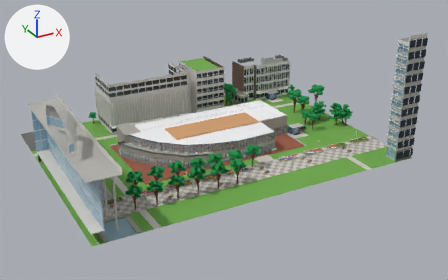
One commit to the FBX model unity/KatsushikaCampusDays/Assets/Models/Interiors/cafeteria.fbx: the scene before it, then after it.
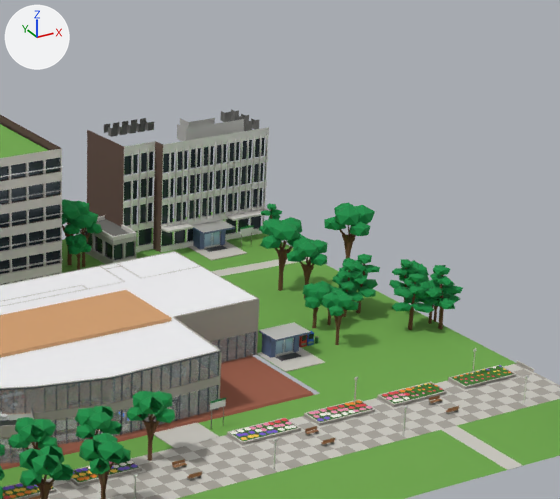
Old and new are each drawn whole from a 50 mm lens placed at (-122.0, -187.5, 106.7), pointed at (-10.1, 15.9, 5.0) and again close up on the part from 46% to 86% of the width and 7% to 64% of the height. Every picture has the same lights, and +X, +Y and +Z are marked at upper left. The older version's two pictures come first. Where no turn or scale is listed for an object, it has been applied to the vertices.

The first close-up shows 'ext_cafeteria', 'ext_cafeteria_trees', 'floor_cafeteria', 'wall_cafeteria'.
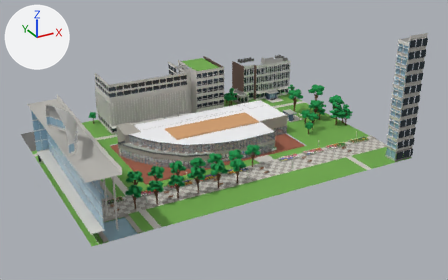
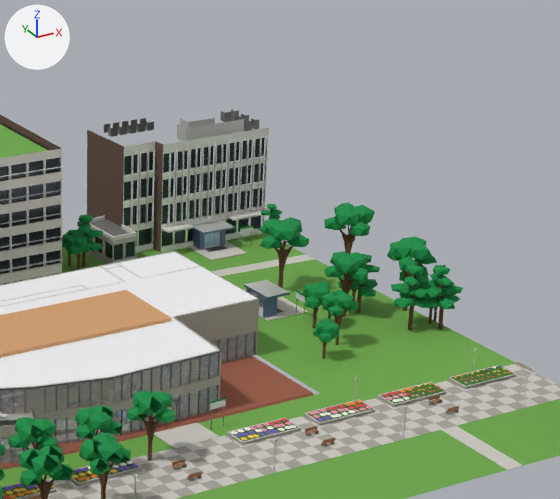
Changed parts and their boxes (x1, y1, x2, y2) in the close-ups (560 x 499 px; the box of a moved part takes in the faces that stretch with it):
'ext_cafeteria_trees', reshaped: before (0, 199, 463, 499); after (0, 203, 463, 499)
part 1 of me_ext_cafeteria_trees, rebuilt: before (405, 297, 419, 304); after (399, 292, 418, 301)
part 2 of me_ext_cafeteria_trees, deleted: before (62, 199, 424, 299)
part 3 of me_ext_cafeteria_trees, moved or reshaped: before (327, 266, 434, 330); after (313, 236, 439, 359)
part 4 of me_ext_cafeteria_trees, moved or reshaped: before (63, 219, 89, 267); after (62, 215, 103, 267)
part 5 of me_ext_cafeteria, moved or reshaped: before (259, 322, 311, 342); after (244, 280, 290, 299)
part 6 of me_ext_cafeteria, moved or reshaped (not visible afterwards): before (307, 331, 314, 346)
part 7 of me_ext_cafeteria, moved or reshaped (not visible afterwards): before (299, 335, 307, 347)
part 8 of me_ext_cafeteria, deleted: before (257, 333, 325, 372)
part 9 of me_ext_cafeteria, added: after (246, 288, 308, 321)

Edits to the bpy script that builds the scene:
```text
Change me_ext_cafeteria:
    used by ob_ext_cafeteria; location = (0.0, 0.0, 0.0)
    remove me_ext_cafeteria.from_pydata(...)  # 12130 vertices, 6910 faces; spans x -79.4..53.1, y -26.0..74.3, z 0.0..50.7
    add me_ext_cafeteria.from_pydata(...)  # 12154 vertices, 6928 faces; spans x -79.4..53.1, y -26.0..74.3, z 0.0..50.7
    me_ext_cafeteria part 5: the loose piece of 8 vertices spanning x 23.4..29.4, y 15.4..19.4, z 3.3..3.6 is scaled about its middle by (0.675, 1.48, 1), then moved by (7.2, 14.9, 0.0)
    me_ext_cafeteria part 6: the loose piece of 8 vertices spanning x 31.2..32.2, y 18.4..19.1, z 0.0..1.8 is scaled about its middle by (0.75, 1.33, 1), then moved by (0.6, 17.7, 0.0), in mat_vending_red (red #c21918)
    me_ext_cafeteria part 7: the loose piece of 8 vertices spanning x 30.0..31.0, y 18.3..19.1, z 0.0..1.8 is scaled about its middle by (0.75, 1.33, 1), then moved by (1.7, 18.9, 0.0), in mat_vending_blue (blue #1054b8)
    me_ext_cafeteria part 8: 17 loose pieces with 170 vertices, spanning x 23.1..33.3, y 12.2..19.4, z 0.0..3.3, are deleted
    me_ext_cafeteria part 9: 194 vertices added at x 31.6..38.8, y 26.3..39.2, z 0.0..4.0
    other edits to the shape of me_ext_cafeteria do not show in these pictures
Change me_ext_cafeteria_trees:
    used by ob_ext_cafeteria_trees; location = (0.0, 0.0, 0.0)
    remove me_ext_cafeteria_trees.from_pydata(...)  # 5027 vertices, 4324 faces; spans x -62.3..57.2, y -14.9..78.8, z 0.0..11.6
    add me_ext_cafeteria_trees.from_pydata(...)  # 4942 vertices, 4264 faces; spans x -62.3..57.2, y -14.9..78.8, z 0.0..11.6
    me_ext_cafeteria_trees part 1: the loose piece of 11 vertices spanning x 47.7..50.3, y 16.2..19.1, z 3.9..4.7 is rebuilt with 11 vertices and now spans x 47.4..50.2, y 16.5..20.0, z 4.0..4.9
    me_ext_cafeteria_trees part 2: 46 loose pieces with 442 vertices, spanning x 13.8..52.8, y 13.9..66.5, z 0.0..10.7, are deleted
    me_ext_cafeteria_trees part 3: 34 vertices moved within x 35.7..51.6, y 16.1..25.2, z 0.0..6.7; 290 vertices removed from x 36.8..54.6, y 13.0..27.9, z 0.0..8.7; 552 vertices added at x 28.9..55.8, y 11.7..27.9, z 0.0..11.3
    me_ext_cafeteria_trees part 4: 2 vertices moved from x 19.1..19.3, y 61.5..61.6, z 0.0 to x 19.1..19.4, y 61.5..61.6, z 0.0..3.3; 131 vertices removed from x 15.6..19.7, y 59.6..64.4, z 0.0..8.9; 226 vertices added at x 15.6..22.1, y 58.4..65.2, z 0.0..8.7
    other edits to the shape of me_ext_cafeteria_trees do not show in these pictures
```
